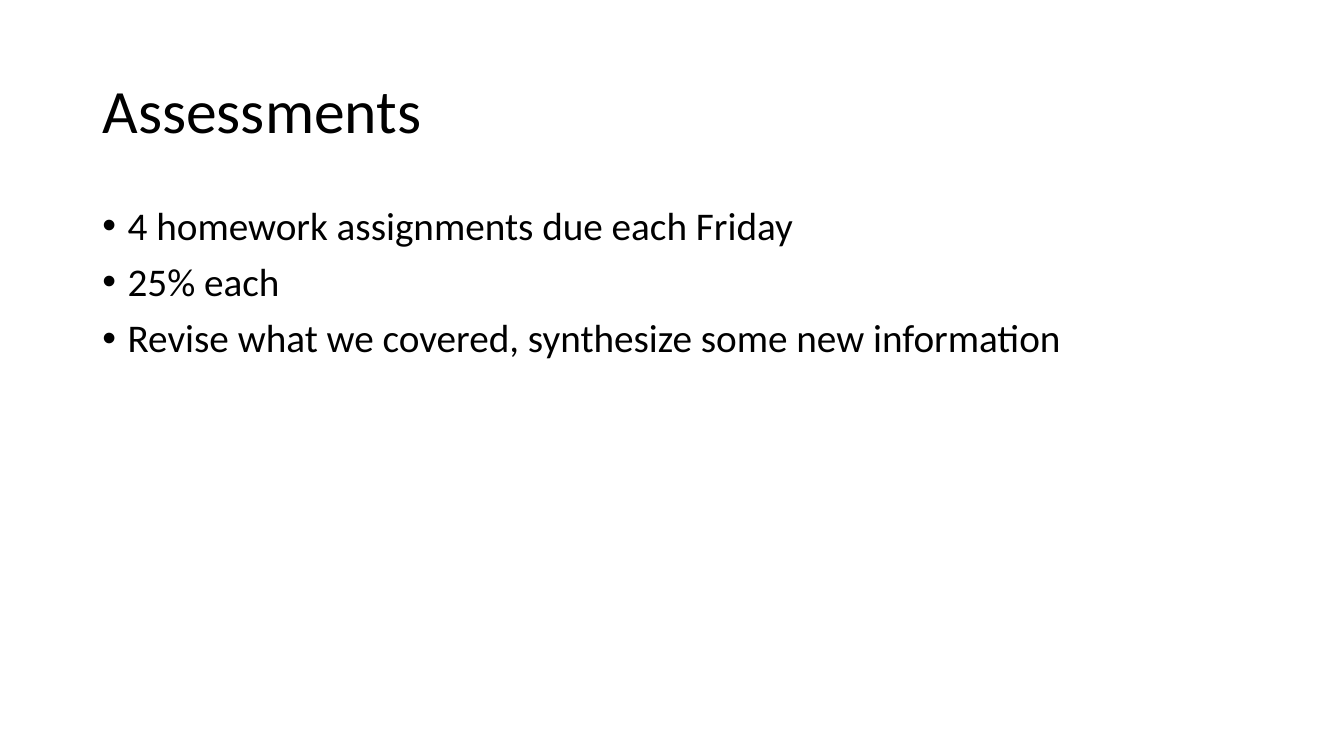
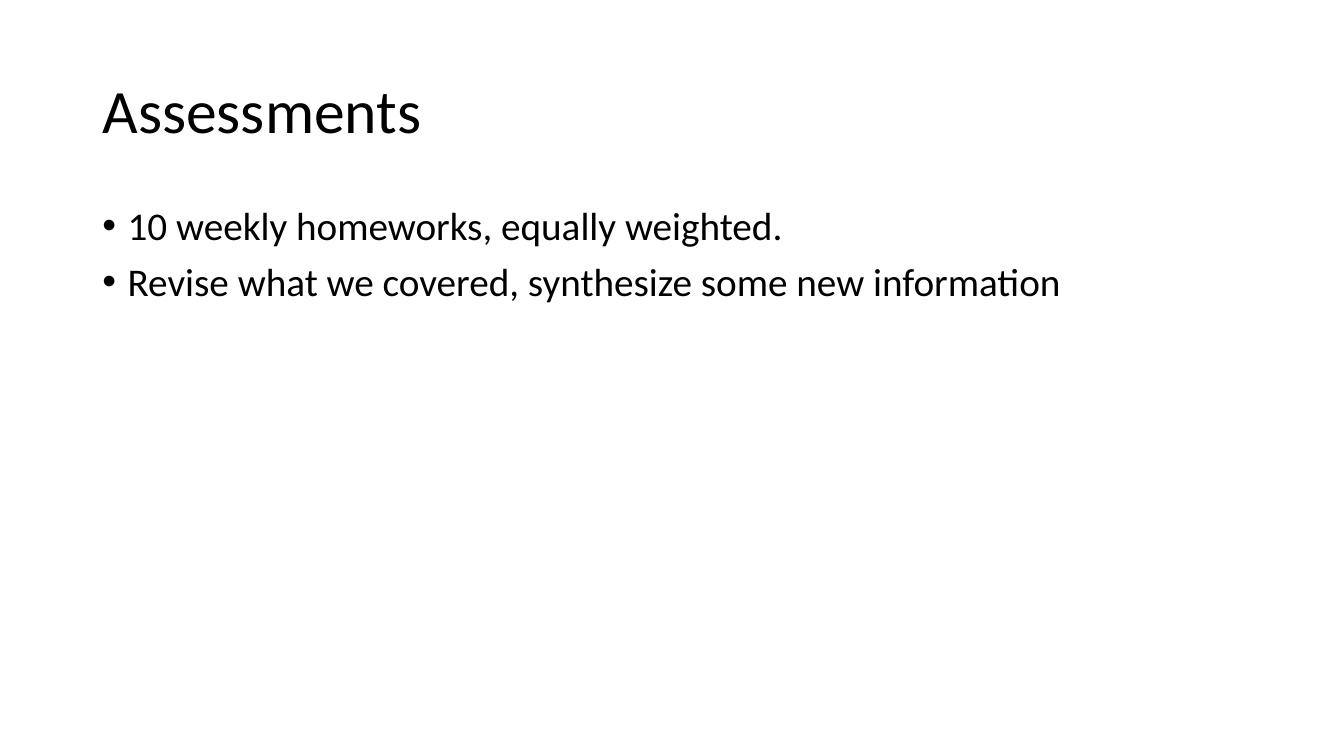
Before and after one commit to ochyzh/POL478, a slide deck: slide 8 of materials/01_Introduction.pptx. Drawn at 1344x756 pixels with LibreOffice and Linux fonts; fonts in the diff are those of the drawing. Boxes give left, top, right and bottom in pixels: in the first picture for what was removed or moved away, otherwise in the second. Text is boxed around its words. In the diff, an @@ line names an element or a change of style, - is before the commit and + after.

```diff
--- a/materials/01_Introduction.pptx
+++ b/materials/01_Introduction.pptx
@@ text at (128, 212, 782, 247): text changed @@
-• 4 homework assignments due each Friday
-• 25% each
+• 10 weekly homeworks, equally weighted.
```
Also in this commit, not shown: 9 other slides changed, 3 other files.
